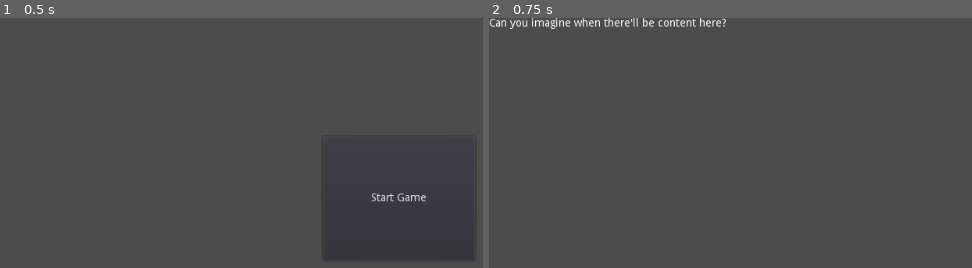
Above: before the commit, frames 1-2 (left to right).
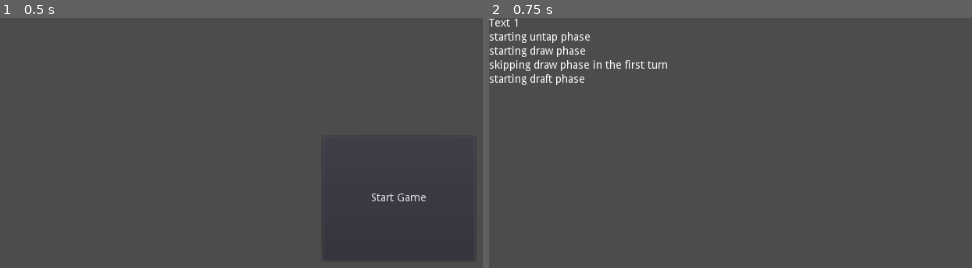
Above: after the commit, the same moments.

Repository: boardengineer/Algomancy
Game: Godot game, scene res://main_menu.tscn
Two runs of this game, one before a commit and one after it. Both use one fixed random seed, a clock stepped at 60 frames per second and the inputs below.
Inputs:
- Up to frame 1 (0.5 s): no input
- Up to frame 2 (0.75 s): click "Start Game" at 0.5 s

Frame 1 is identical in both runs. In frame 2, 2.6% of the frame differs, in the area x 0-50%, y 0-27%.

Commit message:
basic turn structure

Diff:
--- /dev/null
+++ b/card.gd
@@ -0,0 +1,8 @@
+extends Node
+class_name Card
+
+var cost = 0
+var card_name = ""
+
+var types = []
+enum CardType {UNIT, SPELL, RESOURCE}
--- /dev/null
+++ b/effect.gd
@@ -0,0 +1,17 @@
+extends Node
+class_name Effect
+
+func can_be_targeted(selected_targets:Array = []) -> bool:
+	return true
+
+func requires_more_targets(selected_targets:Array = []) -> bool:
+	return false
+
+func get_valid_targets(selected_targets:Array = []) -> Array:
+	return []
+
+func validate_targets(selected_targets:Array) -> bool:
+	return true
+
+func execute(selected_targets:Array) -> void:
+	pass
--- /dev/null
+++ b/main.gd
@@ -0,0 +1,181 @@
+extends HBoxContainer
+
+var players := []
+var deck := []
+
+var effect_stack := []
+
+var phase = GamePhase.UNTAP
+enum GamePhase {
+	UNTAP,
+	DRAW,
+	DRAFT,
+	MANA_TI,
+	MANA_NTI,
+	ATTACK_TI,
+	BLOCK_TI,
+	DAMAGE_TI,
+	POST_COMBAT_TI,
+	ATTACK_NTI,
+	BLOCK_NTI,
+	DAMAGE_NTI,
+	POST_COMBAT_NTI,
+	REGROUP,
+	MAIN_TI,
+	MAIN_NTI
+	}
+
+const NUM_PLAYERS := 2
+var first_turn = true
+
+const STARTING_DRAFT_PACK_SIZE = 16
+
+onready var game_log = $GameLog
+
+# Called when the node enters the scene tree for the first time.
+func _ready():
+	randomize()
+	init()
+
+# Do init stuff in this function for easier modding
+func init():
+	players = []
+
+	# init players
+	for _n in NUM_PLAYERS:
+		players.push_back(Player.new(self))
+
+	# init deck, this will probably be a resource file
+	for n in 50:
+		var card = Card.new()
+		card.card_name = str(n)
+		deck.push_back(card)
+
+	deck.shuffle()
+
+	for player in players:
+		for _n in STARTING_DRAFT_PACK_SIZE:
+			var top_card = deck.pop_front()
+#			log_message(str("adding ", top_card.card_name))
+			player.draft_pack.push_back(top_card)
+
+	first_turn = true
+
+	do_untap_phase()
+
+func do_untap_phase():
+	log_message("starting untap phase")
+
+	phase = GamePhase.UNTAP
+	for player in players:
+		for battlefield_players in player.battlefields:
+			for permanent in player.battlefields[battlefield_players]:
+				permanent.tapped = false
+
+	do_draw_phase()
+
+func do_draw_phase():
+	log_message("starting draw phase")
+
+	phase = GamePhase.DRAW
+
+	if not first_turn:
+		for player in players:
+			player.draw(2)
+	else:
+		log_message("skipping draw phase in the first turn")
+
+	do_draft_phase()
+
+func do_draft_phase():
+	log_message("starting draft phase")
+
+	phase = GamePhase.DRAFT
+
+	for player in players:
+		player.draft()
+
+#	do_mana_ti_phase()
+
+func do_mana_ti_phase():
+	phase = GamePhase.MANA_TI
+
+	players[0].do_mana_phase()
+
+	do_mana_nti_phase()
+
+func do_mana_nti_phase():
+	phase = GamePhase.MANA_NTI
+
+	players[1].do_mana_phase()
+
+	do_attack_ti_phase()
+
+func do_attack_ti_phase():
+	phase = GamePhase.ATTACK_TI
+
+	players[0].declare_ti_attackers()
+	interaction_phase()
+
+	do_block_ti_phase()
+
+func do_block_ti_phase():
+	phase = GamePhase.BLOCK_TI
+
+	players[1].declare_ti_blockers()
+	interaction_phase()
+
+	do_damage_ti_phase()
+
+func do_damage_ti_phase():
+	phase = GamePhase.DAMAGE_TI
+
+	# Damage calculations go here
+
+	do_post_combat_ti()
+
+func do_post_combat_ti():
+	phase = GamePhase.POST_COMBAT_TI
+
+	# Triggers should go here
+	interaction_phase()
+
+func do_attack_nti_phase():
+	pass
+
+func do_block_nti_phase():
+	pass
+
+func do_damage_nti_phase():
+	pass
+
+func do_post_combat_nti_phase():
+	pass
+
+func do_regroup():
+	pass
+
+func do_main_ti():
+	pass
+
+func do_main_nti():
+	pass
+
+func interaction_phase():
+	var all_passed = false
+	while (not effect_stack.empty()) or (not all_passed):
+		if all_passed:
+			var effect = effect_stack.pop_back()
+			effect.execute()
+
+		all_passed = true
+		for player in players:
+			if player.take_action_or_pass():
+				all_passed = false
+				break
+
+func log_message(message):
+	var to_add = Label.new()
+	to_add.text = message
+
+	game_log.add_child(to_add)
--- a/main.tscn
+++ b/main.tscn
@@ -1,8 +1,21 @@
-[gd_scene format=2]
+[gd_scene load_steps=2 format=2]
 
-[node name="Main" type="Node2D"]
+[ext_resource path="res://main.gd" type="Script" id=1]
 
-[node name="Label" type="Label" parent="."]
-margin_right = 40.0
+[node name="Main" type="HBoxContainer"]
+margin_right = 1024.0
+margin_bottom = 596.0
+rect_pivot_offset = Vector2( 577, -9 )
+size_flags_horizontal = 3
+size_flags_vertical = 3
+script = ExtResource( 1 )
+
+[node name="GameLog" type="VBoxContainer" parent="."]
+margin_right = 39.0
+margin_bottom = 596.0
+rect_pivot_offset = Vector2( -1071, 87 )
+
+[node name="Label" type="Label" parent="GameLog"]
+margin_right = 39.0
 margin_bottom = 14.0
-text = "Can you imagine when there'll be content here?"
+text = "Text 1"
--- /dev/null
+++ b/permanent.gd
@@ -0,0 +1,4 @@
+extends Node
+class_name permanent
+
+var tapped = false
--- a/player.gd
+++ b/player.gd
@@ -2,10 +2,47 @@
 class_name Player
 
 var life_remaining
+var main
 
-var hand = []
-var discard = []
-var exile = []
+var hand := []
+var discard := []
+var exile := []
+
+var draft_pack := []
+var battlefields := {}
+
+var draft_selected_cards := []
+
+func _init(game_main):
+	main = game_main
 
 func _ready():
+	for player in main.players:
+		battlefields[player] = []
+
+func draw(amount = 1):
+	for _n in amount:
+		if not main.deck.empty():
+			hand.push_back(main.deck.pop_front())
+
+func draft():
+	draft_pack.append_array(hand)
+	hand.clear()
+
+	# This is where we yield and something will populated draft_selected_cards
+
+	for card in draft_selected_cards:
+		draft_pack.erase(card)
+		hand.push_back(card)
+
+	draft_selected_cards.clear()
+
+func do_mana_phase():
 	pass
+
+func declare_ti_attackers():
+	pass
+
+# false for pass
+func take_action_or_pass() -> bool:
+	return false
--- a/project.godot
+++ b/project.godot
@@ -10,12 +10,30 @@
 
 _global_script_classes=[ {
 "base": "Node",
+"class": "Card",
+"language": "GDScript",
+"path": "res://card.gd"
+}, {
+"base": "Node",
+"class": "Effect",
+"language": "GDScript",
+"path": "res://effect.gd"
+}, {
+"base": "Node",
 "class": "Player",
 "language": "GDScript",
 "path": "res://player.gd"
+}, {
+"base": "Node",
+"class": "permanent",
+"language": "GDScript",
+"path": "res://permanent.gd"
 } ]
 _global_script_class_icons={
-"Player": ""
+"Card": "",
+"Effect": "",
+"Player": "",
+"permanent": ""
 }
 
 [application]
